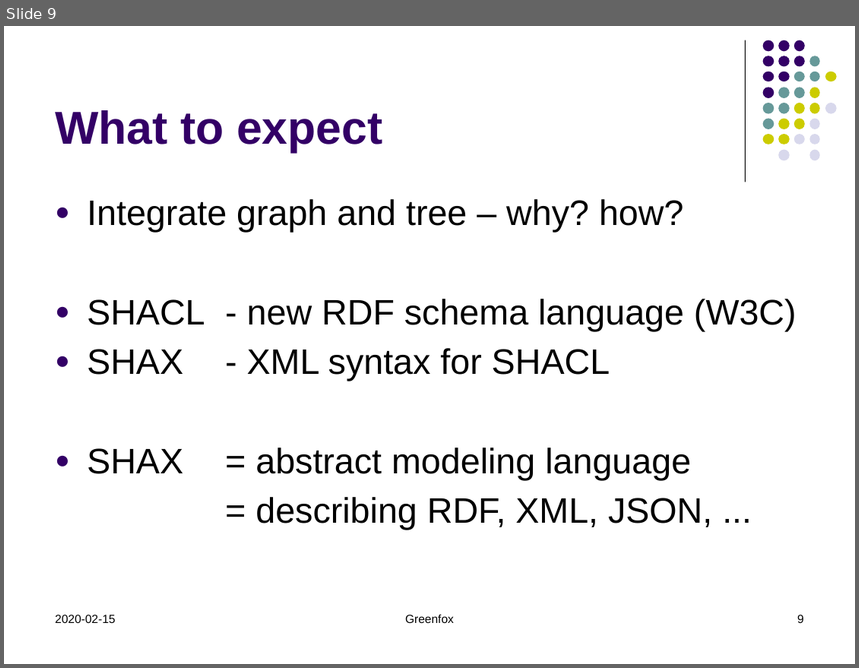
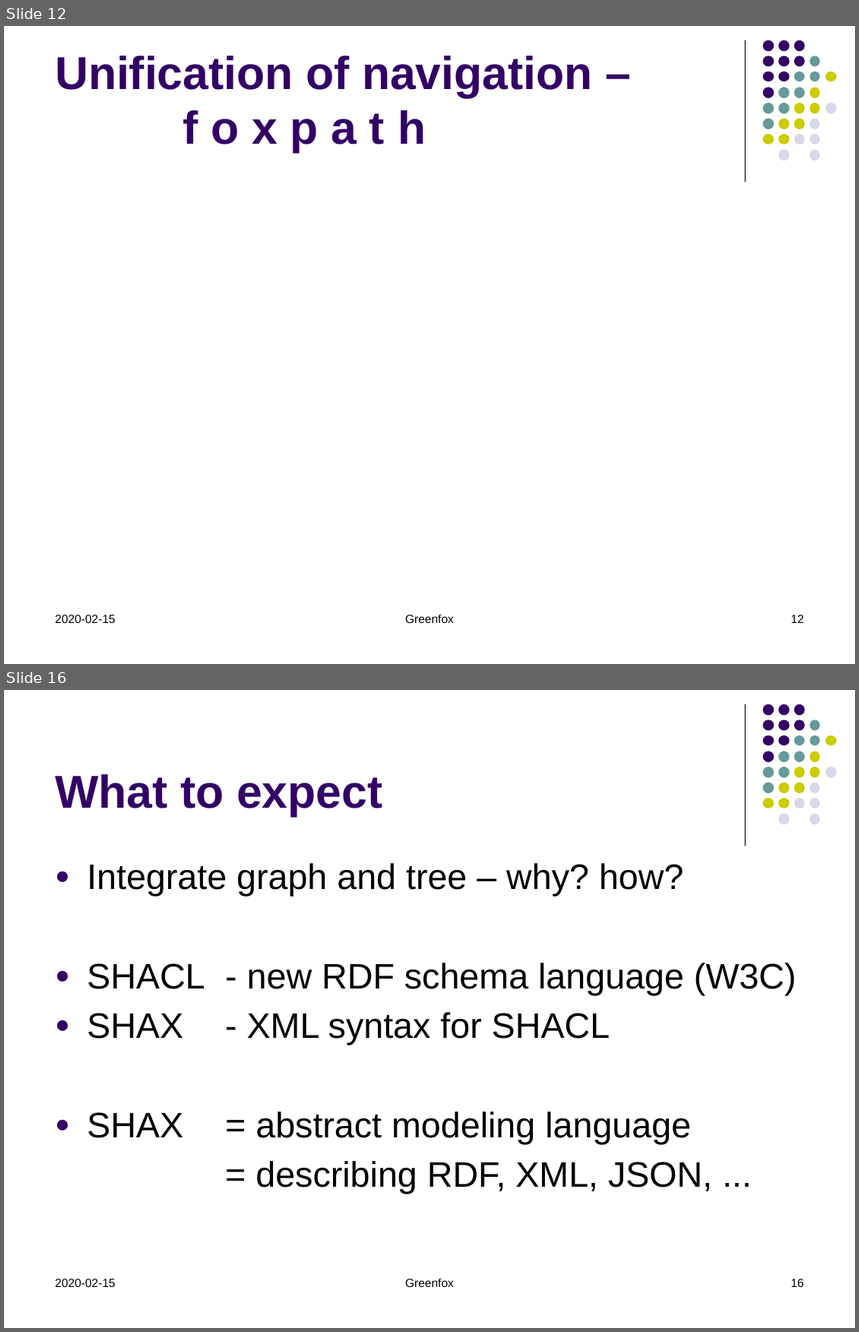
Before and after one commit to hrennau/greenfox, a slide deck: about/greenfox01.pptx. Shown one above the other, each under a label of ours: slide 9 before the commit, slides 12 and 16 after it; the slides between them are not shown. The pictures are 859x668 and 859x1332 pixels, drawn with LibreOffice and Linux fonts; fonts in the diff are those of the drawing. Boxes give left, top, right and bottom in pixels: in the first picture for what was removed or moved away, otherwise in the second. Text is boxed around its words. In the diff, an @@ line names an element or a change of style, - is before the commit and + after.

```diff
--- a/about/greenfox01.pptx
+++ b/about/greenfox01.pptx
@@ slide 12 added at box(4, 26, 855, 664), background #FFFFFF; not listed: 32 template elements that a slide beside it also shows @@
@@ title added at box(55, 56, 592, 153), 39 pt, text #330066, bold @@
+Unification of navigation –
+f o x p a t h
@@ text added at box(55, 615, 115, 623), 10 pt, text #000000 @@
+2020-02-15
@@ text added at box(405, 614, 454, 623), 10 pt, text #000000 @@
+Greenfox
@@ page number added at box(791, 615, 804, 623), 10 pt, text #000000 @@
+12
@@ what was slide 9 is now slide 16 @@
@@ page number at box(791, 1279, 804, 1287): text changed @@
-9
+16
```
Also in this commit, not shown: 5 slides changed, 6 other slides added, 2 other files.
